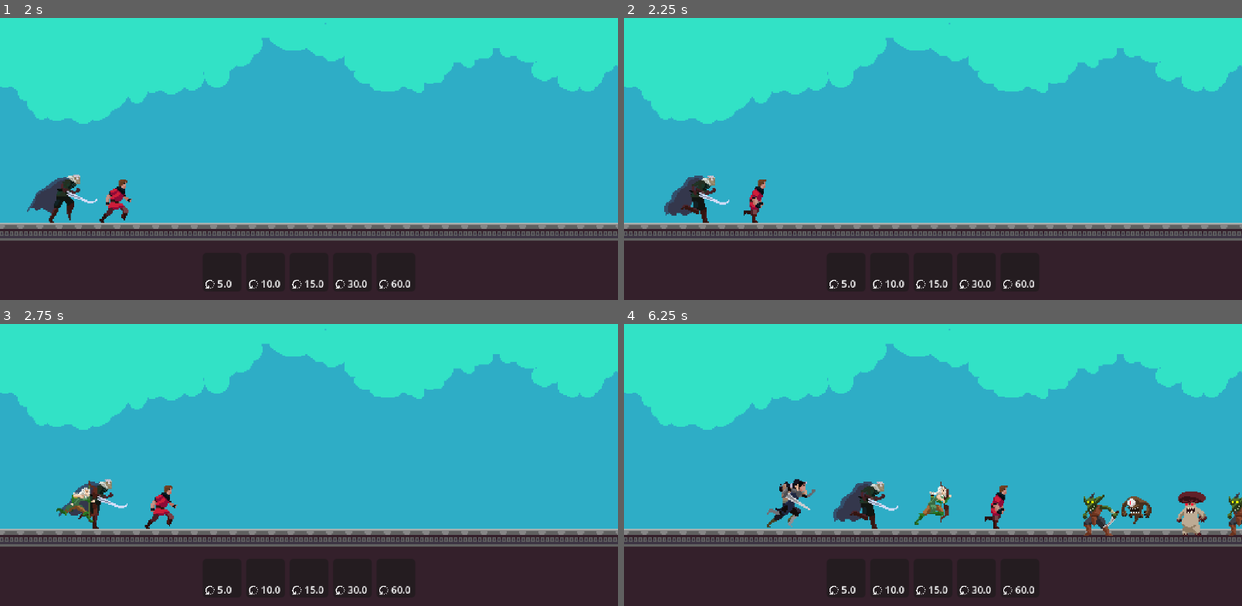
Above: before the commit, frames 1-4 (two rows, left to right).
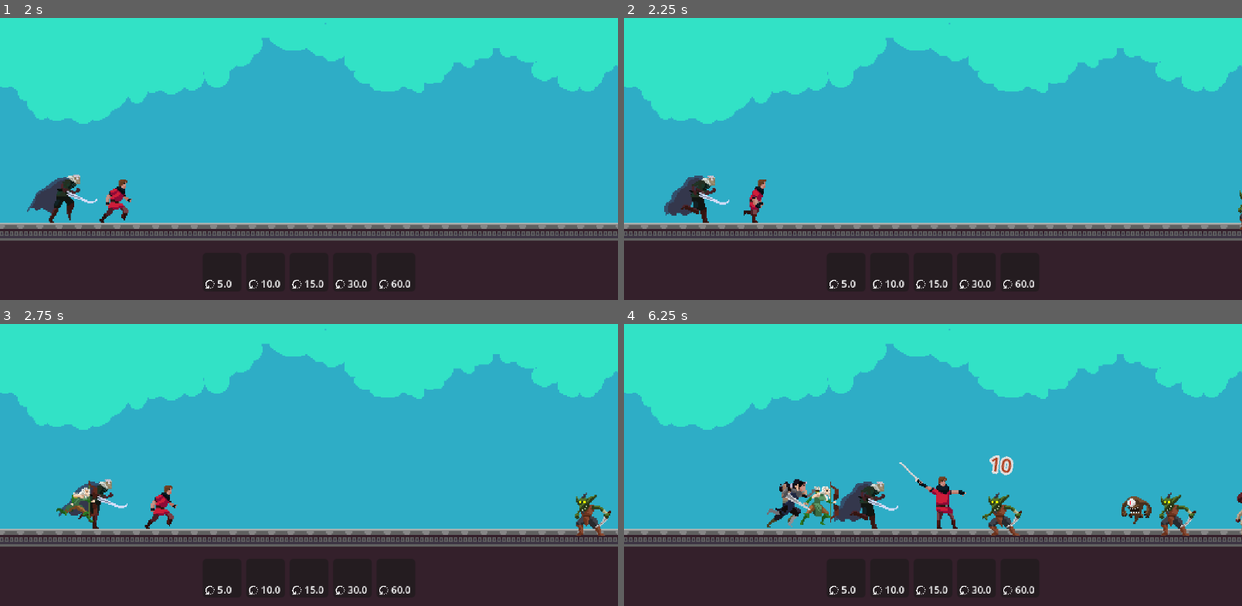
Above: after the commit, the same moments.

Repository: rockgem/finntalisker-dimension-wars
Game: Godot game, scene res://scenes/Main.tscn
Same seed, same stepped clock (60 frames per second), same inputs: the game is played once before the commit and once after it.
Inputs (mouse positions are in pixels of both pictures, inside the frame that each line leads up to):
- Up to frame 1 (2 s): tap Enter at 0.5 s; move the mouse to (222, 271) at 0.52 s; click (222, 271) at 0.67 s; move the mouse to (265, 271) at 1.27 s; click (265, 271) at 1.42 s
- Up to frame 2 (2.25 s): move the mouse to (933, 271) at 2.02 s; click (933, 271) at 2.17 s
- Up to frame 3 (2.75 s): no input
- Up to frame 4 (6.25 s): move the mouse to (976, 577) at 2.77 s; click (976, 577) at 2.92 s; move the mouse to (1019, 577) at 3.52 s; click (1019, 577) at 3.67 s; move the mouse to (747, 380) at 4.27 s; click (747, 380) at 4.42 s; move the mouse to (963, 431) at 5.02 s; click (963, 431) at 5.17 s; move the mouse to (840, 346) at 5.77 s; click (840, 346) at 5.92 s

Frame 1 is identical in both runs. In frame 2, less than 0.1% of the frame differs, in the area x 99-100%, y 61-76%; in frame 3, 0.4%; in frame 4, 3.3%, in the area x 28-100%, y 46-76%.

Commit message:
damage floater

Diff:
--- a/actors/entities/Troop.gd
+++ b/actors/entities/Troop.gd
@@ -67,7 +67,10 @@
 
 
 func receive_damage(damage = 1):
-	pass
+	var df = load('res://actors/etc/DamageFloater.tscn').instantiate()
+	df.get_node('Label').text = '%s' % int(damage)
+
+	add_child(df)
 
 
 func attack():
--- /dev/null
+++ b/actors/etc/DamageFloater.gd
@@ -0,0 +1,14 @@
+extends Node2D
+
+
+func _ready() -> void:
+	var t = create_tween().set_parallel()
+	t.tween_property(self, 'global_position:y', global_position.y - 32.0, .2).set_trans(Tween.TRANS_BACK).set_ease(Tween.EASE_OUT)
+	t.tween_property(self, 'modulate:a', modulate.a, .2).set_delay(.5)
+	t.tween_property(self, 'rotation_degrees', -20.0, .1)
+	t.tween_property(self, 'rotation_degrees', 20.0, .1).set_delay(.1)
+	t.tween_property(self, 'rotation_degrees', 0.0, .1).set_delay(.2).set_trans(Tween.TRANS_BOUNCE).set_ease(Tween.EASE_OUT)
+
+	await t.finished
+
+	queue_free()
--- /dev/null
+++ b/actors/etc/DamageFloater.tscn
@@ -0,0 +1,25 @@
+[gd_scene load_steps=2 format=3 uid="uid://5xaf7q71j8ky"]
+
+[ext_resource type="Script" uid="uid://d4jyofkfvlcny" path="res://actors/etc/DamageFloater.gd" id="1_ifqnh"]
+
+[node name="DamageFloater" type="Node2D"]
+script = ExtResource("1_ifqnh")
+
+[node name="Label" type="Label" parent="."]
+anchors_preset = 8
+anchor_left = 0.5
+anchor_top = 0.5
+anchor_right = 0.5
+anchor_bottom = 0.5
+offset_left = -20.0
+offset_top = -11.5
+offset_right = 20.0
+offset_bottom = 11.5
+grow_horizontal = 2
+grow_vertical = 2
+theme_override_colors/font_color = Color(0.682835, 0.253376, 0.130411, 1)
+theme_override_colors/font_outline_color = Color(0.881937, 0.881937, 0.881937, 1)
+theme_override_constants/outline_size = 6
+theme_override_constants/shadow_outline_size = 0
+text = "999"
+horizontal_alignment = 1
--- a/reso/data/troops_data.json
+++ b/reso/data/troops_data.json
@@ -26,7 +26,7 @@
 		"attack_speed": 1.0,
 		"cost": 10.0,
 		"cooldown": 15.0,
-		"range": 100.0,
+		"range": 200.0,
 		"sprite_frame": "res://reso/sprites/hunter.tres"
 	},
 	"swordsman": {
@@ -52,8 +52,8 @@
 	"goblin": {
 		"hp": 25,
 		"attack": 10,
-		"move_speed": 40.0,
-		"attack_speed": 1.5,
+		"move_speed": 65.0,
+		"attack_speed": 1.0,
 		"cost": 50.0,
 		"cooldown": 60.0,
 		"range": 32.0,
@@ -72,7 +72,7 @@
 	"mushroom": {
 		"hp": 25,
 		"attack": 10,
-		"move_speed": 40.0,
+		"move_speed": 25.0,
 		"attack_speed": 1.5,
 		"cost": 50.0,
 		"cooldown": 60.0,
Not shown, added: actors/etc/DamageFloater.gd.uid
